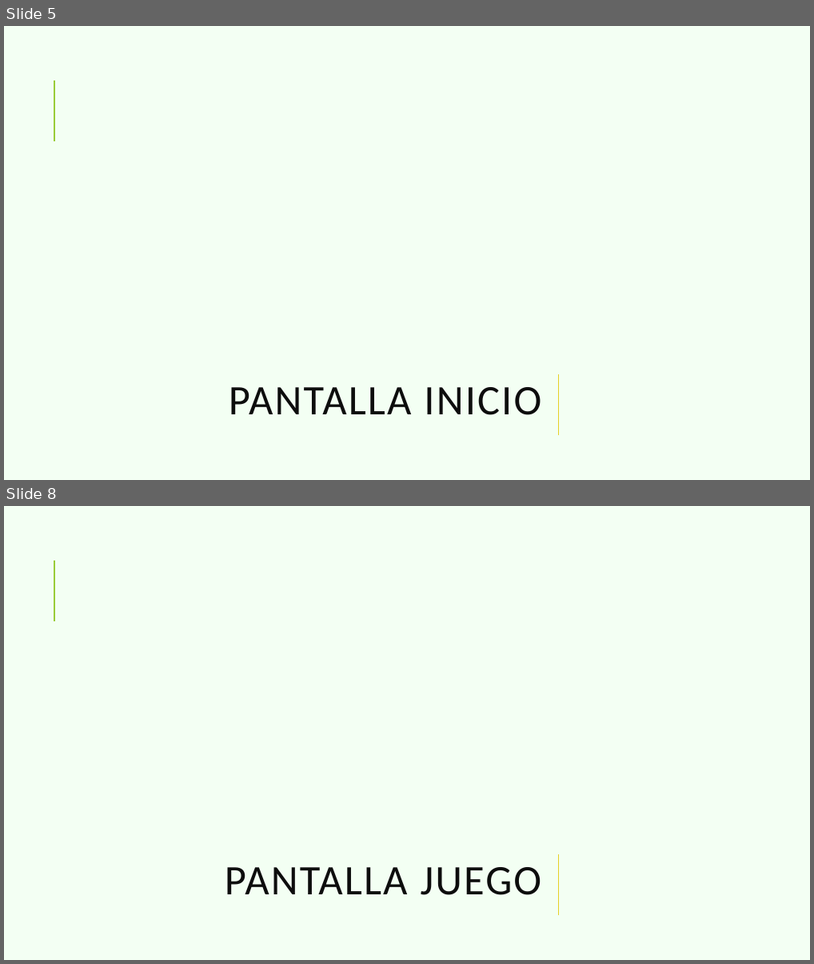
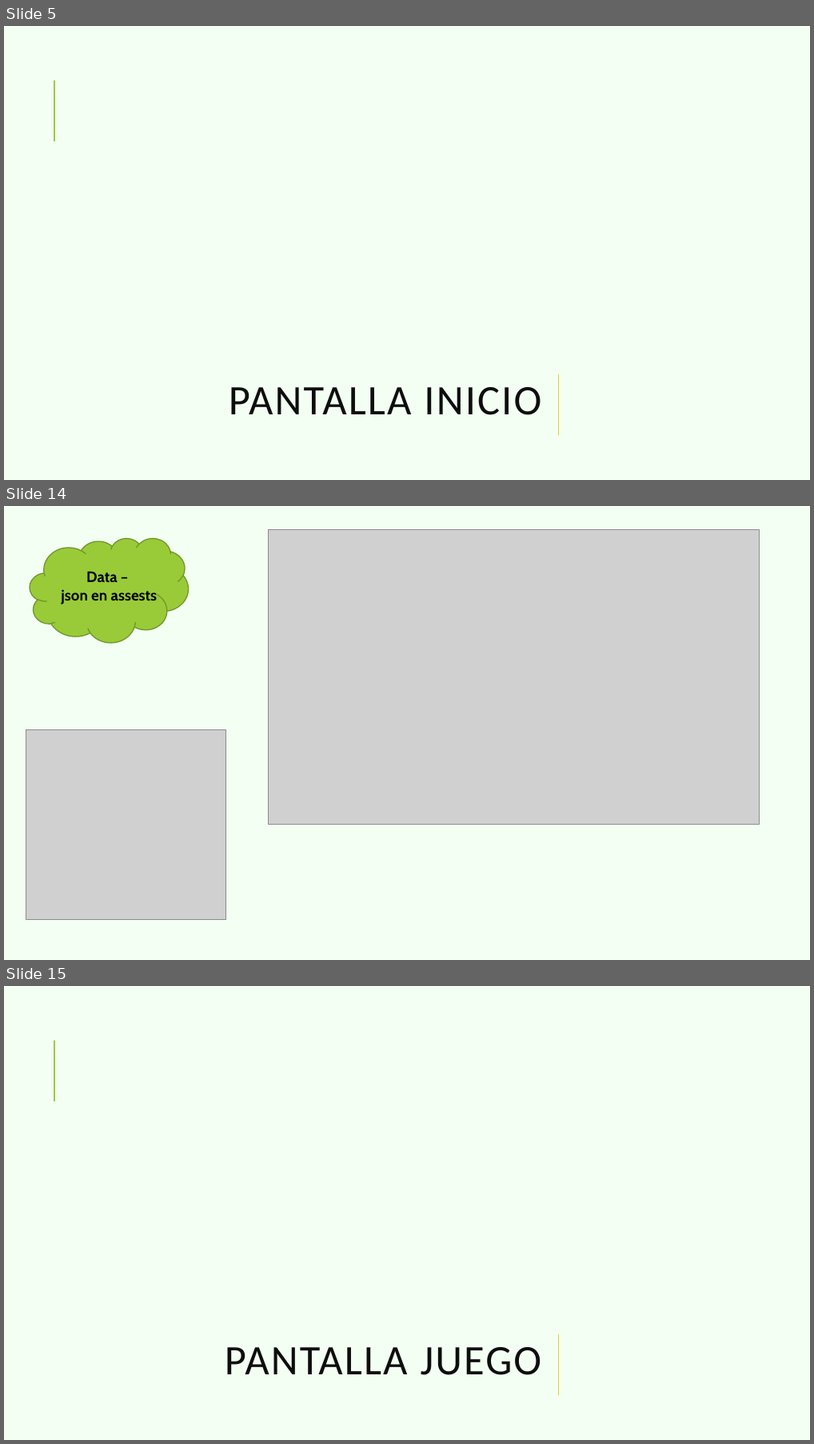
Before and after one commit to azaharafernandezguizan/STEMTrivialAngular, a slide deck: Documents/Trivial_Angular.pptx. Shown one above the other, each under a label of ours: slides 5 and 8 before the commit, slides 5, 14 and 15 after it; the slides between them are not shown. The pictures are 814x964 and 814x1444 pixels, drawn with LibreOffice and Linux fonts; fonts in the diff are those of the drawing; grey boxes stand for pictures; background and template pictures are left out. Boxes give left, top, right and bottom in pixels: in the first picture for what was removed or moved away, otherwise in the second. Text is boxed around its words. In the diff, an @@ line names an element or a change of style, - is before the commit and + after.

```diff
--- a/Documents/Trivial_Angular.pptx
+++ b/Documents/Trivial_Angular.pptx
@@ slide 14 added at (x1=4, y1=506, x2=810, y2=960), background #F3FFF3; not listed: 1 template element that a slide beside it also shows @@
@@ picture added at (x1=268, y1=529, x2=759, y2=824) @@
@@ cloud added at (x1=30, y1=538, x2=189, y2=642), fill #99CB38, outline #719629 1.25 pt @@
@@ text added at (x1=61, y1=571, x2=158, y2=604), 18 pt, text #000000, bold @@
+Data –
+json en assests
@@ picture added at (x1=26, y1=730, x2=226, y2=919) @@
@@ what was slide 8 is now slide 15 @@
```
Also in this commit, not shown: 14 other slides added, 6 slides removed, 2 other files.
